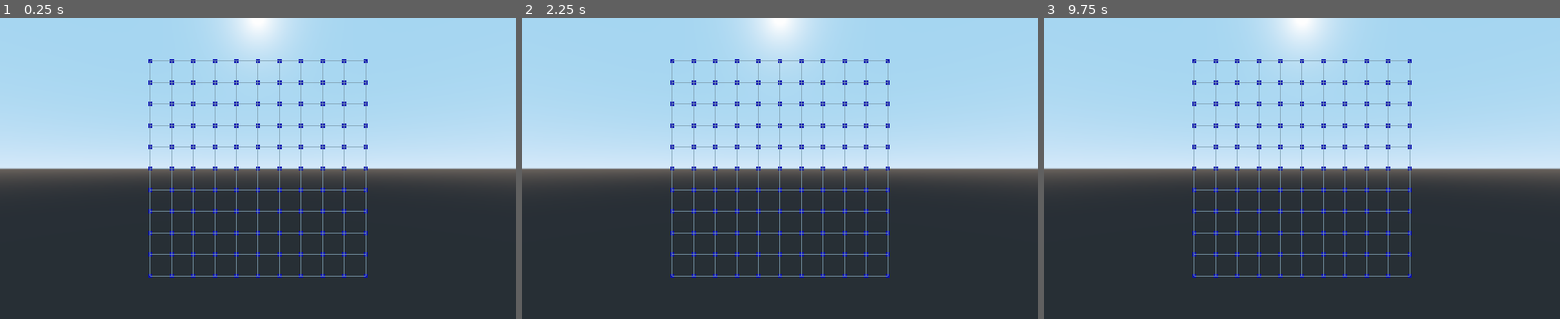
Above: before the commit, frames 1-3 (left to right).
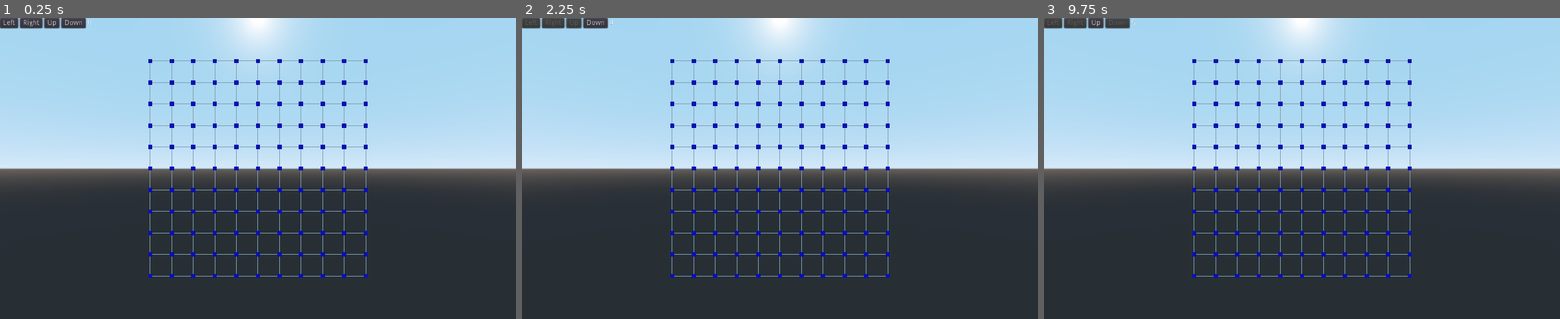
Above: after the commit, the same moments.

Repository: nabeelthedev/gaming-platform
Game: Godot game, scene res://src/PolygonCreator/PolygonCreator.tscn
Same seed, same stepped clock (60 frames per second), same inputs: the game is played once before the commit and once after it.
Inputs (mouse positions are in pixels of both pictures, inside the frame that each line leads up to):
- Up to frame 1 (0.25 s): no input
- Up to frame 2 (2.25 s): click (532, 24) at 0.5 s, where only the run after the commit has a clickable "Left"; click (552, 24) at 1.25 s, where only the run after the commit has a clickable "Right"; click (573, 24) at 2 s, where only the run after the commit has a clickable "Up"
- Up to frame 3 (9.75 s): click (1116, 24) at 2.75 s, where only the run after the commit has a clickable "Down"; click (1054, 24) at 3.5 s, where only the run after the commit has a clickable "Left"; click (1074, 24) at 4.25 s, where only the run after the commit has a clickable "Right"; click (1095, 24) at 5 s, where only the run after the commit has a clickable "Up"; click (1116, 24) at 5.75 s, where only the run after the commit has a clickable "Down"; click (1054, 24) at 6.5 s, where only the run after the commit has a clickable "Left"; click (1074, 24) at 7.25 s, where only the run after the commit has a clickable "Right"; click (1095, 24) at 8 s, where only the run after the commit has a clickable "Up"; click (1116, 24) at 8.75 s, where only the run after the commit has a clickable "Down"; tap Enter at 9.5 s; move the mouse to (1415, 153) at 9.52 s; click (1415, 153) at 9.67 s

The runs differ from the first frame. In frame 1, 1.0% of the frame differs, in the area x 0-72%, y 0-87%; in frame 2, 1.0%; in frame 3, 1.0%.

Commit message:
added rotation and multi-side surfaces

Diff:
--- a/src/PolygonCreator/Grid.gd
+++ b/src/PolygonCreator/Grid.gd
@@ -2,10 +2,6 @@
 var gridSize = 10
 
 func _ready():
-	get_node("/root/PolygonCreator/Camera").translate(Vector3(gridSize/2,gridSize/2,0))
-
-func create():
-
 	var st = SurfaceTool.new()
 	st.begin(Mesh.PRIMITIVE_LINES)
 	for i in range(gridSize + 1):
@@ -20,7 +16,9 @@
 
 	for i in range (gridSize + 1):
 		for j in range (gridSize + 1):
-			add_child(VertexButton.new().create(i,j))
+			add_child(VertexButton.new().create(i,j, gridSize))
+	get_node("/root/PolygonCreator/Camera").translate(Vector3(gridSize/2,gridSize/2,gridSize))
+	get_node("/root/PolygonCreator/Polygon").translate(Vector3(gridSize/2,gridSize/2,-gridSize/2))
 	return self
 
 class VertexButton extends StaticBody:
@@ -28,21 +26,22 @@
 	var x = null
 	var y = null
 	var z = null
+	var zOffset = .001
 
-	func create(x, y):
+	func create(x, y, gridSize):
 		var buttonSize = .2
 		var coordinateSize = buttonSize/2
-		self.x = x
-		self.y = y
-		self.z = 0
+		self.x = x - (gridSize/2)
+		self.y = y - (gridSize/2)
+		self.z = gridSize/2
 		var pva = PoolVector3Array()
 		var st = SurfaceTool.new()
 		st.begin(Mesh.PRIMITIVE_TRIANGLE_STRIP)
 
-		var botLeft = Vector3(x - coordinateSize, y - coordinateSize, 0)
-		var topLeft = Vector3(x - coordinateSize, y + coordinateSize, 0)
-		var botRight = Vector3(x + coordinateSize, y - coordinateSize, 0)
-		var topRight = Vector3(x + coordinateSize, y + coordinateSize, 0)
+		var botLeft = Vector3(x - coordinateSize, y - coordinateSize, zOffset)
+		var topLeft = Vector3(x - coordinateSize, y + coordinateSize, zOffset)
+		var botRight = Vector3(x + coordinateSize, y - coordinateSize, zOffset)
+		var topRight = Vector3(x + coordinateSize, y + coordinateSize, zOffset)
 
 		st.add_vertex(botLeft)
 		st.add_vertex(topLeft)
--- a/src/PolygonCreator/Polygon.gd
+++ b/src/PolygonCreator/Polygon.gd
@@ -2,9 +2,21 @@
 
 var vertices = []
 var pendingVertices = []
+var pendingVerticesRefs = []
 var C = {}
+var normal = Vector3(0,0,1)
+var currentFace = 0
+var vertexFaceTransform = [
+{"x": {"axis":"x", "sign":1}, "y":{"axis":"y", "sign":1}, "z":{"axis":"z", "sign":1}},
+{"x": {"axis":"z", "sign":1}, "y":{"axis":"y", "sign":1}, "z":{"axis":"x", "sign":-1}},
+{"x": {"axis":"x", "sign":-1}, "y":{"axis":"y", "sign":1}, "z":{"axis":"z", "sign":-1}},
+{"x": {"axis":"z", "sign":-1}, "y":{"axis":"y", "sign":1}, "z":{"axis":"x", "sign":1}},
+{"x": {"axis":"x", "sign":1}, "y":{"axis":"z", "sign":1}, "z":{"axis":"y", "sign":-1}},
+{"x": {"axis":"x", "sign":1}, "y":{"axis":"z", "sign":-1}, "z":{"axis":"y", "sign":1}}]
 
-func create():
+signal polygon_face_changed
+
+func _ready():
 	name = "Polygon"
 	var mi = MeshInstance.new()
 	mi.name = "MeshInstance"
@@ -13,8 +25,8 @@
 
 func addVertex(ref):
 	if pendingVertices.size() == 2:
-		var P = {"x":pendingVertices[0].x, "y":pendingVertices[0].y, "z":pendingVertices[0].z}
-		var Q = {"x":pendingVertices[1].x, "y":pendingVertices[1].y, "z":pendingVertices[1].z}
+		var P = {"x":pendingVertices[0][0], "y":pendingVertices[0][1], "z":pendingVertices[0][2]}
+		var Q = {"x":pendingVertices[1][0], "y":pendingVertices[1][1], "z":pendingVertices[1][2]}
 		var R = {"x":ref.x, "y":ref.y, "z":ref.z}
 
 		var PQ = {"x": Q.x - P.x, "y":Q.y - P.y, "z":Q.z - P.z}
@@ -25,37 +37,61 @@
 		var area = PQPRMag * .5
 		if area == 0:
 			return false
-
-		C = {"x":float(P.x + Q.x + R.x)/3 , "y":float(P.y + Q.y + R.y)/3, "z":float(P.z + Q.z + R.z)/3}
-
-	pendingVertices.append(ref)
+	pendingVertices.append([ref.x, ref.y, ref.z])
+	pendingVerticesRefs.append(ref)
 	return true
 
 func removeVertex(ref):
-	pendingVertices.erase(ref)
+	pendingVertices.erase([ref.x, ref.y, ref.z])
+	pendingVerticesRefs.erase(ref)
 	return true
 
 func draw():
 	if pendingVertices.size() != 3:
 		return false
+
+	for i in pendingVertices:
+		var coords = {"x":i[0], "y":i[1], "z":i[2]}
+		i[0] = coords[vertexFaceTransform[currentFace]["x"]["axis"]] * vertexFaceTransform[currentFace]["x"]["sign"]
+		i[1] = coords[vertexFaceTransform[currentFace]["y"]["axis"]] * vertexFaceTransform[currentFace]["y"]["sign"]
+		i[2] = coords[vertexFaceTransform[currentFace]["z"]["axis"]] * vertexFaceTransform[currentFace]["z"]["sign"]
+
+	C = {"x":float(pendingVertices[0][0] + pendingVertices[1][0] + pendingVertices[2][0])/3 , "y":float(pendingVertices[0][1] + pendingVertices[1][1] + pendingVertices[2][1])/3, "z":float(pendingVertices[0][2] + pendingVertices[1][2] + pendingVertices[2][2])/3}
 	pendingVertices.sort_custom(self, "sort")
 	vertices = vertices + pendingVertices
 	var st = SurfaceTool.new()
 	st.begin(Mesh.PRIMITIVE_TRIANGLES)
 	for i in vertices:
-		st.add_vertex(Vector3(i.x, i.y, i.z))
+		st.add_vertex(Vector3(i[0], i[1], i[2]))
 	get_node("MeshInstance").set_mesh(st.commit())
+	clearPendingVertices()
 
+func clearPendingVertices():
 	var material = SpatialMaterial.new()
 	material.albedo_color = Color8(0,0,255)
-
-	for i in pendingVertices:
+	for i in pendingVerticesRefs:
 		var mi = i.get_node("MeshInstance")
 		mi.set_surface_material(0, material)
 		i.toggled = false
 	pendingVertices.clear()
+	pendingVerticesRefs.clear()
 
-func sort(a, b):
+func sort(inputA, inputB):
+	var a = {"x":inputA[0], "y": inputA[1], "z":inputA[2]}
+	var b = {"x":inputB[0], "y": inputB[1], "z":inputB[2]}
+	var P = Vector3(C.x, C.y, C.z)
+	var Q = Vector3(a.x,a.y,a.z)
+	var R = Vector3(b.x,b.y,b.z)
+
+	var side1 = Q - P
+	var side2 = R - P
+	var cross = side1.cross(side2)
+	var dot = normal.dot(cross)
+	return dot < 0
+
+func sort_old(inputA, inputB):
+	var a = {"x":inputA[0], "y": inputA[1]}
+	var b = {"x":inputB[0], "y": inputB[1]}
 	if a.x - C.x >= 0 && b.x - C.x < 0:
 		return true
 	if a.x - C.x < 0 and b.x - C.x >= 0:
@@ -74,3 +110,20 @@
 	var d1 = (a.x - C.x) * (a.x - C.x) + (a.y - C.y) * (a.y - C.y)
 	var d2 = (b.x - C.x) * (b.x - C.x) + (b.y - C.y) * (b.y - C.y)
 	return d1 > d2
+
+func changeFace(face):
+	currentFace = face
+	match face:
+		0:
+			normal = Vector3(0,0,1)
+		1:
+			normal = Vector3(1,0,0)
+		2:
+			normal = Vector3(0,0,-1)
+		3:
+			normal = Vector3(-1,0,0)
+		4:
+			normal = Vector3(0,1,0)
+		5:
+			normal = Vector3(0,-1,0)
+	emit_signal("polygon_face_changed")
--- a/src/PolygonCreator/PolygonCreator.gd
+++ b/src/PolygonCreator/PolygonCreator.gd
@@ -2,15 +2,20 @@
 
 var Polygon = preload("res://src/PolygonCreator/Polygon.gd")
 var Grid = preload("res://src/PolygonCreator/Grid.gd")
+var UI = preload("res://src/PolygonCreator/UI.gd")
+
+signal polygon_created
 
 # Called when the node enters the scene tree for the first time.
 func _ready():
 	add_child(camera())
-	add_child(Grid.new().create())
-	add_child(Polygon.new().create())
+	add_child(UI.new())
+	add_child(Polygon.new())
+	emit_signal("polygon_created")
+	add_child(Grid.new())
 
 func camera():
 	var camera = Camera.new()
 	camera.name = "Camera"
-	camera.translate(Vector3(0,0,10))
+	camera.translate(Vector3(0,0,0))
 	return camera
--- /dev/null
+++ b/src/PolygonCreator/UI.gd
@@ -0,0 +1,102 @@
+extends HBoxContainer
+var L = LeftB()
+var R = RightB()
+var U = UpB()
+var D = DownB()
+var Polygon
+var FL = FaceLabel()
+
+func _ready():
+	get_parent().connect("polygon_created", self, "onPolygonCreated")
+	add_child(L)
+	add_child(R)
+	add_child(U)
+	add_child(D)
+	add_child(FL)
+	return self
+
+func LeftB():
+	var button = Button.new()
+	button.text = "Left"
+	button.connect("pressed", self, "onClickLeftB")
+	return button
+
+func onClickLeftB():
+	Polygon.clearPendingVertices()
+	Polygon.rotate(Vector3(0, 1, 0), PI/2)
+	if Polygon.currentFace != 0:
+		Polygon.changeFace(Polygon.currentFace - 1)
+	else:
+		Polygon.changeFace(3)
+
+func RightB():
+	var button = Button.new()
+	button.text = "Right"
+	button.connect("pressed", self, "onClickRightB")
+	return button
+
+func onClickRightB():
+	Polygon.clearPendingVertices()
+	Polygon.rotate(Vector3(0, 1, 0), -PI/2)
+	if Polygon.currentFace != 3:
+		Polygon.changeFace(Polygon.currentFace + 1)
+	else:
+		Polygon.changeFace(0)
+
+func UpB():
+	var button = Button.new()
+	button.text = "Up"
+	button.connect("pressed", self, "onClickUpB")
+	return button
+
+func onClickUpB():
+	Polygon.clearPendingVertices()
+	if Polygon.currentFace == 1 or Polygon.currentFace == 2 or Polygon.currentFace == 3:
+		var radians = 2 * PI * (1 - float(Polygon.currentFace)/4)
+		Polygon.rotate(Vector3(0, 1, 0), -radians)
+	Polygon.rotate(Vector3(1, 0, 0), PI/2)
+	if Polygon.currentFace == 5:
+		Polygon.changeFace(0)
+		L.disabled = false
+		R.disabled = false
+		D.disabled = false
+	else:
+		Polygon.changeFace(4)
+		U.disabled = true
+		L.disabled = true
+		R.disabled = true
+
+func DownB():
+	var button = Button.new()
+	button.text = "Down"
+	button.connect("pressed", self, "onClickDownB")
+	return button
+
+func onClickDownB():
+	Polygon.clearPendingVertices()
+	if Polygon.currentFace == 1 or Polygon.currentFace == 2 or Polygon.currentFace == 3:
+		var radians = 2 * PI * (1 - float(Polygon.currentFace)/4)
+		Polygon.rotate(Vector3(0, 1, 0), -radians)
+	Polygon.rotate(Vector3(1, 0, 0), -PI/2)
+	if Polygon.currentFace == 4:
+		Polygon.changeFace(0)
+		U.disabled = false
+		L.disabled = false
+		R.disabled = false
+	else:
+		Polygon.changeFace(5)
+		D.disabled = true
+		L.disabled = true
+		R.disabled = true
+
+func FaceLabel():
+	var label = Label.new()
+	return label
+
+func onPolygonCreated():
+	Polygon = get_node("/root/PolygonCreator/Polygon")
+	Polygon.connect("polygon_face_changed", self, "onFaceChange")
+	FL.text = String(Polygon.currentFace)
+
+func onFaceChange():
+	FL.text = String(Polygon.currentFace)
